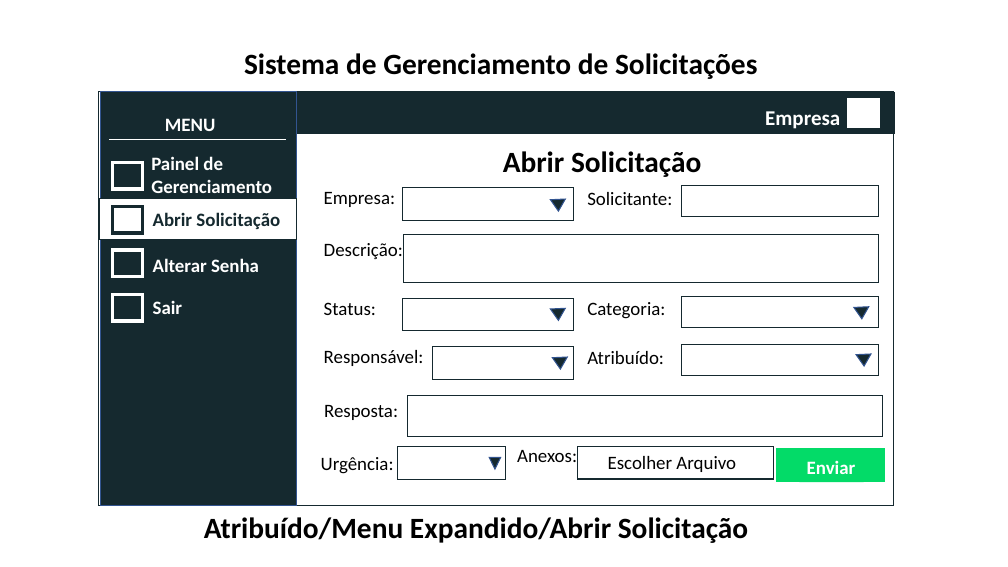
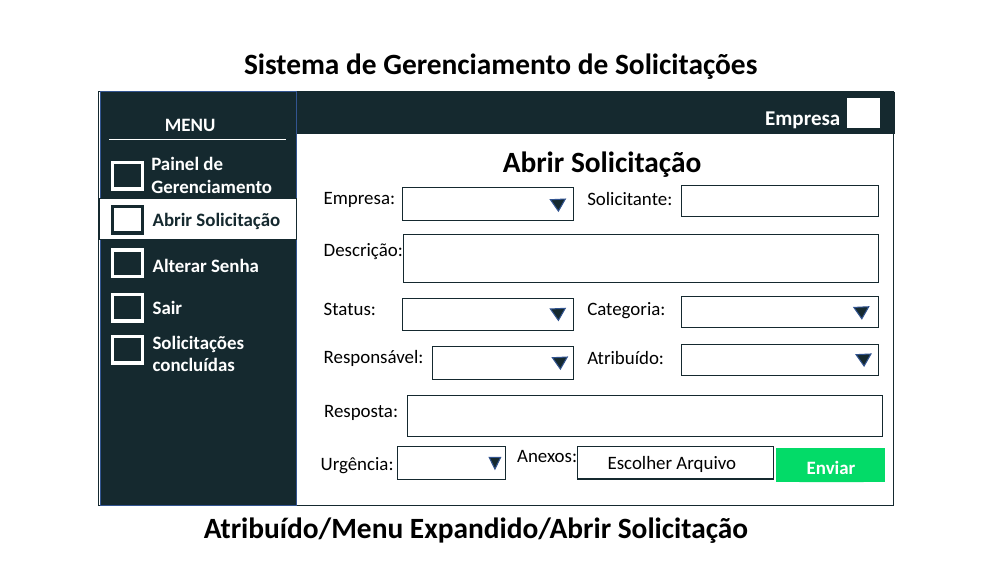
Before and after one commit to andressadipaula/Projeto_SGS, a slide deck: slide 9 of Protótipo/Protótipos.pptx. Drawn at 1008x567 pixels with LibreOffice and Linux fonts; fonts in the diff are those of the drawing. Boxes give left, top, right and bottom in pixels: in the first picture for what was removed or moved away, otherwise in the second. Text is boxed around its words. In the diff, an @@ line names an element or a change of style, - is before the commit and + after.

```diff
--- a/Protótipo/Protótipos.pptx
+++ b/Protótipo/Protótipos.pptx
@@ rectangle added at bbox=[113, 337, 142, 363], outline #FFFFFF 3.25 pt @@
@@ text added at bbox=[153, 335, 245, 371], 18 pt, text #FFFFFF, bold @@
+Solicitações concluídas
```
Also in this commit, not shown: 1 other slide changed, 5 slides added, 1 other file.
